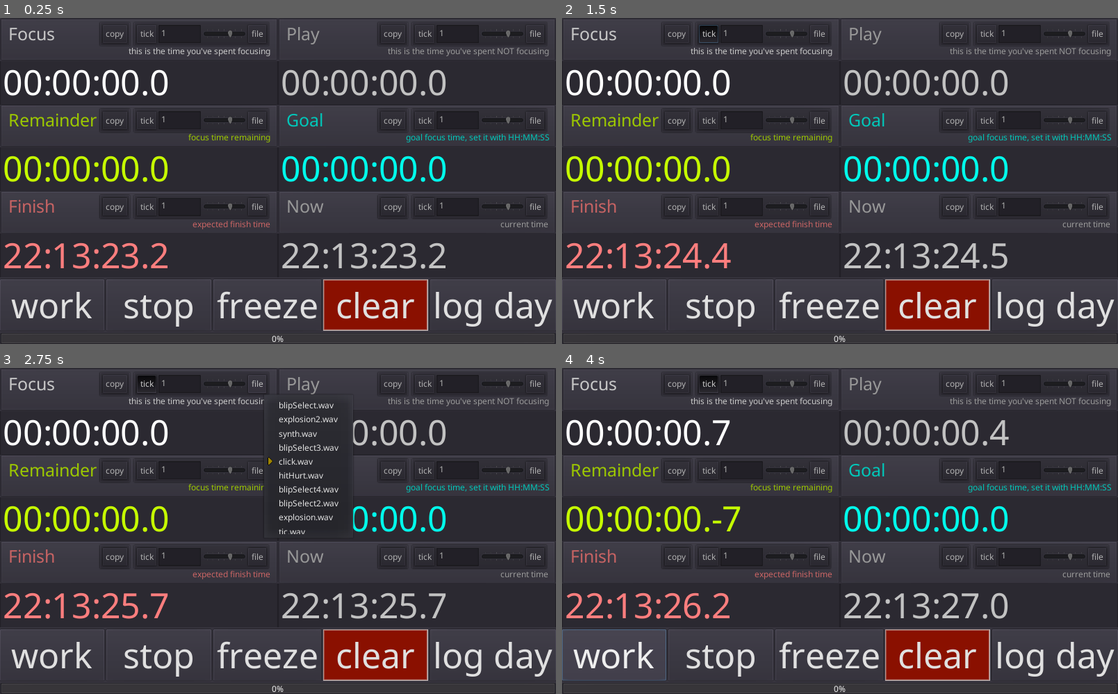
Above: before the commit, frames 1-4 (two rows, left to right).
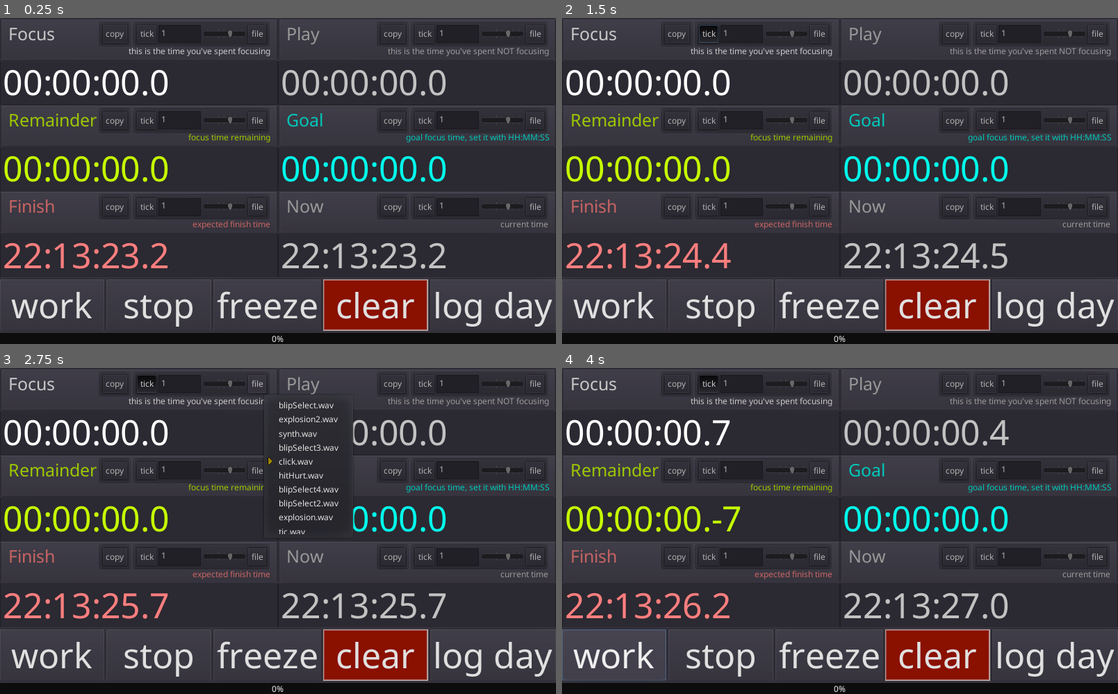
Above: after the commit, the same moments.

Repository: Streq/workplaytimer
Game: Godot game, scene res://main.tscn
Two runs of this game, one before a commit and one after it. Both use one fixed random seed, a clock stepped at 60 frames per second and the inputs below.
Inputs:
- Up to frame 1 (0.25 s): no input
- Up to frame 2 (1.5 s): click "copy" at 0.5 s; click "tick" at 1.25 s
- Up to frame 3 (2.75 s): click "file" at 2 s
- Up to frame 4 (4 s): click "work" at 2.75 s; click "play" at 3.5 s

The runs differ from the first frame. In frame 1, 3.2% of the frame differs, in the area x 0-100%, y 96-100%; in frame 2, 3.2%; in frame 3, 3.2%; in frame 4, 3.2%.

Commit message:
better colors for progress

Diff:
--- a/main.tscn
+++ b/main.tscn
@@ -47,7 +47,10 @@
 border_blend = true
 
 [sub_resource type="StyleBoxFlat" id=9]
-bg_color = Color( 0.242833, 0.31, 0, 1 )
+bg_color = Color( 0.380392, 0.486275, 0, 1 )
+
+[sub_resource type="StyleBoxFlat" id=10]
+bg_color = Color( 0.054902, 0.054902, 0.054902, 1 )
 
 [node name="main" type="Control"]
 anchor_right = 1.0
@@ -204,6 +207,7 @@
 size_flags_vertical = 1
 custom_fonts/font = ExtResource( 8 )
 custom_styles/fg = SubResource( 9 )
+custom_styles/bg = SubResource( 10 )
 script = ExtResource( 9 )
 goal_path = NodePath("../timers/work_goal")
 timer_path = NodePath("../timers/work_timer")
Not shown: 1 places in main.tscn that only renumber resources
